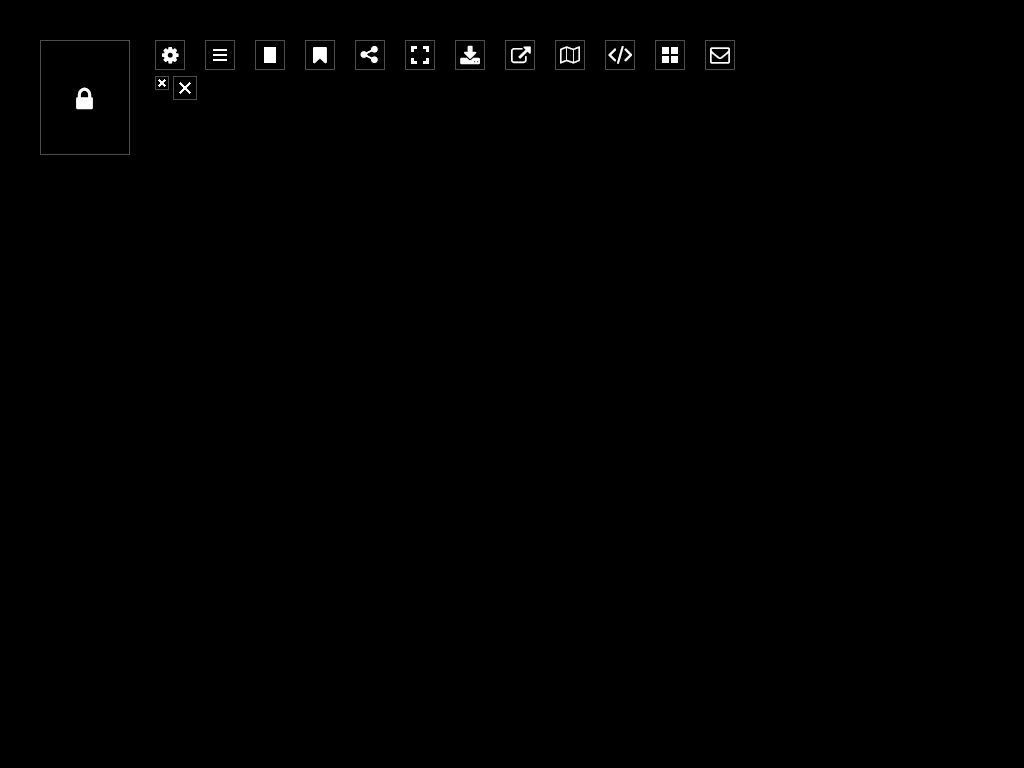
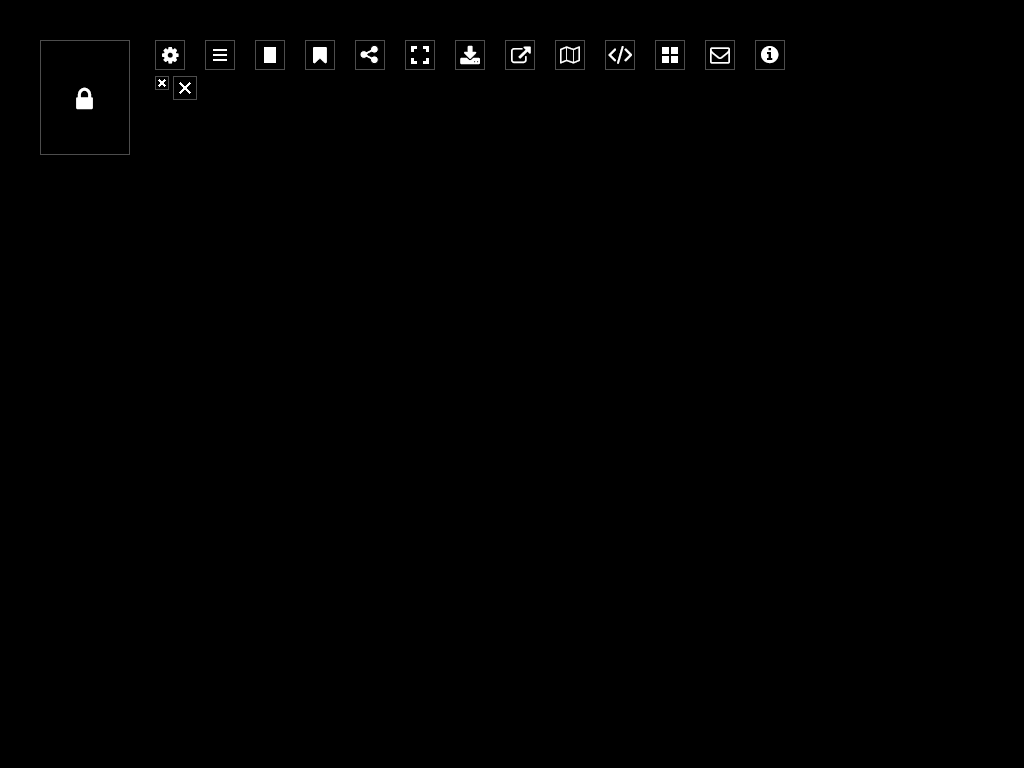
Comparing the layer stacks of the two (1024, 768) images. Changes:
added group "moreinfo" with 2 layers above "feedback" over (x1=755, y1=40, x2=785, y2=70)
added layer (unnamed layer) (5th of 8, in "moreinfo") in group "moreinfo" over (x1=761, y1=46, x2=779, y2=64)
added layer "Layer 3 copy 7" in group "moreinfo" over (x1=755, y1=40, x2=785, y2=70)
